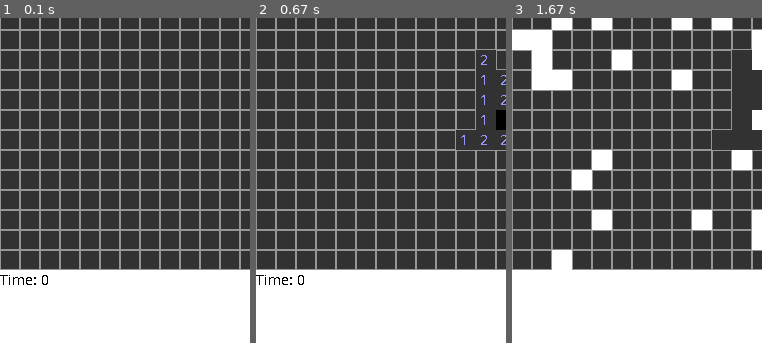
Above: before the commit, frames 1-3 (left to right).
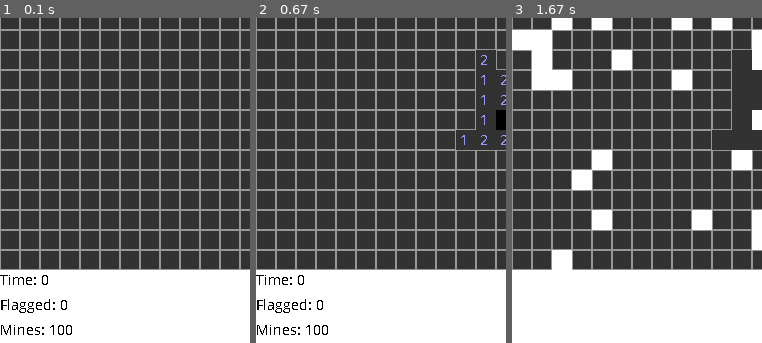
Above: after the commit, the same moments.

Repository: abstralexis/pygame-minesweeper
Game: pygame game, started from main.py
The game is run twice, just before and just after one commit, with the same random seed, the same clock (stepped at 60 frames per second) and the same inputs.
Inputs (mouse positions are % of the whole screen's width and height, from its top left):
- Up to frame 1 (0.1 s): no input
- Up to frame 2 (0.67 s): click (50, 50) at 0.42 s
- Up to frame 3 (1.67 s): click (19, 35) at 0.78 s
The pictures show only the part of the screen within x 0-50%, y 38-88%; the shares and areas given below are measured in that part.

The runs differ from the first frame. In frame 1, 0.5% of the frame differs, in the area x 0-29%, y 86-98%; in frame 2, 0.5%; in frame 3, nothing differs.

Commit message:
Add fllag and mine counter

Diff:
--- a/main.py
+++ b/main.py
@@ -230,6 +230,13 @@
         time_txt = COMICSANSMS.render(f"Time: {seconds_passed}", False, BLACK)
         WIN.blit(time_txt, (0, GRID_HEIGHT_PX))
 
+        num_flags = COMICSANSMS.render(
+            f"Flagged: {len(flagged)}", False, BLACK
+            )
+        WIN.blit(num_flags, (0, GRID_HEIGHT_PX+25))
+        mines_txt = COMICSANSMS.render(f"Mines: {NUM_MINES}", False, BLACK)
+        WIN.blit(mines_txt, (0, GRID_HEIGHT_PX+50))
+
 
         if sorted(flagged) == sorted(MINES):
             COMICSANSMSWIN = pygame.font.SysFont("comicsansms", 36)
